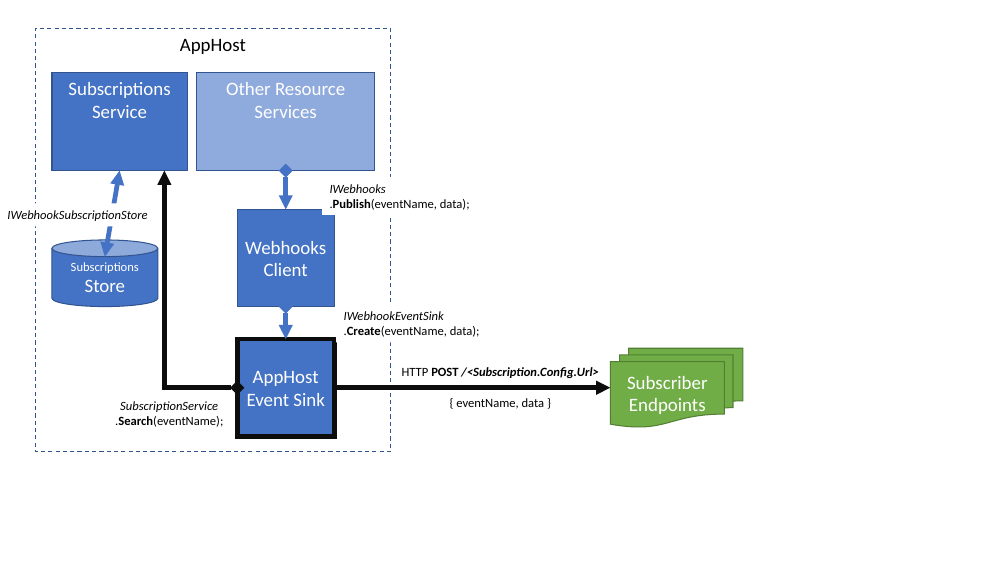
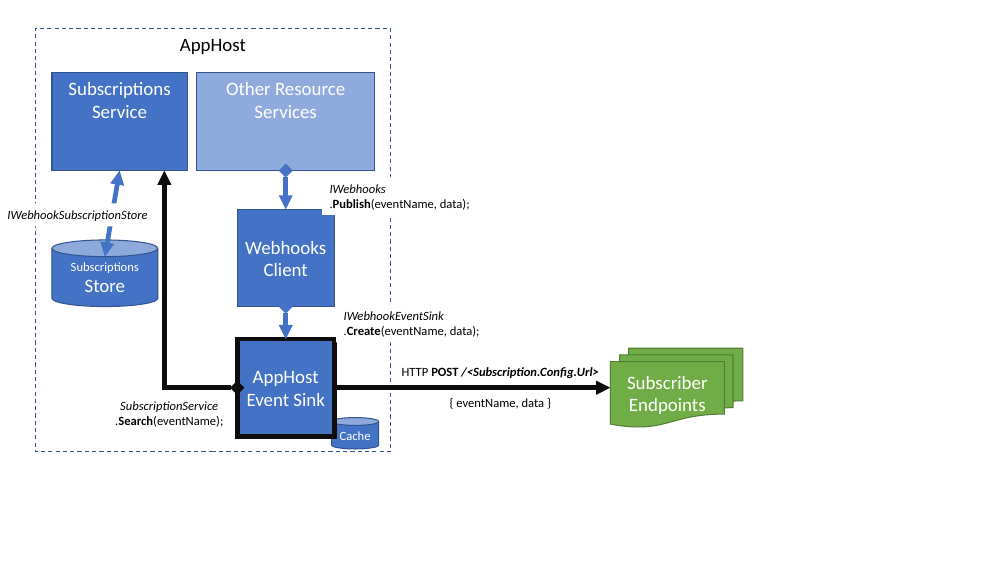
Before and after one commit to jezzsantos/ServiceStack.Webhooks, a slide deck: slide 1 of docs/images/Webhooks.pptx. Drawn at 1008x567 pixels with LibreOffice and Linux fonts; fonts in the diff are those of the drawing. Boxes give left, top, right and bottom in pixels: in the first picture for what was removed or moved away, otherwise in the second. Text is boxed around its words. In the diff, an @@ line names an element or a change of style, - is before the commit and + after.

```diff
--- a/docs/images/Webhooks.pptx
+++ b/docs/images/Webhooks.pptx
@@ cylinder added at <box>332,417,379,449</box>, fill #4472C4, outline #325491 1 pt, 12 pt, text #FFFFFF @@
+Cache
```
Also in this commit, not shown: 25 other files.
